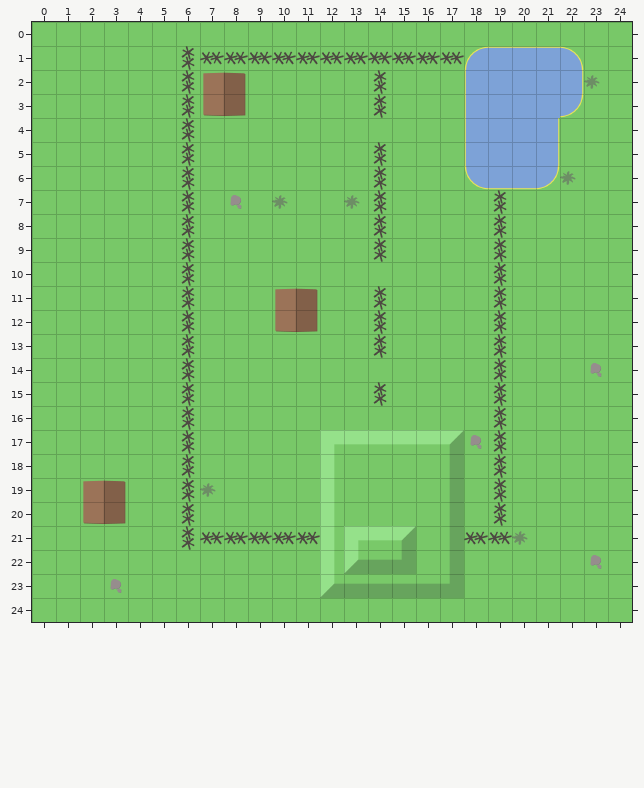
Tiled map -- game/project/map1.tmx. This is how it looked before the edit.
Cells are 64x64 px. Shown: x 0..24, y 0..24.
After:
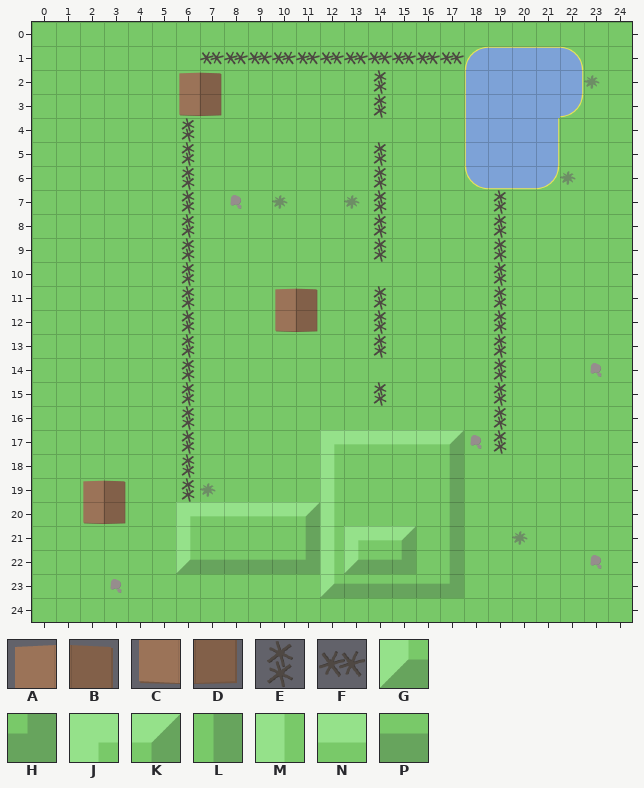
Key: from "tiles": A 20, B 21, C 30, D 31, E 33, F 34, G 40, H 41, J 42, K 43, L 44, M 45, N 46, P 47.
_ is an empty cell.
From the commit log: Game music and map adjusts
From old to new:
Layer "blockedLayer":
y 1: x 6 E -> _
y 2: x 6..8 EAB -> AB_
y 3: x 6..8 ECD -> CD_
y 18..19: x 19 E -> _
y 20: x 6..11 E_____ -> JNNNNK; x 19 E -> _
y 21: x 6..11 EFFFFF -> M____L; x 18..19 FF -> __
y 22: x 6..11 ______ -> GPPPPH
Changed places in both pictures, as pixel boxes (x1, y1, x2, y2):
changed: (179, 46, 246, 118)
removed: (464, 454, 512, 545)
changed: (176, 502, 320, 574)
